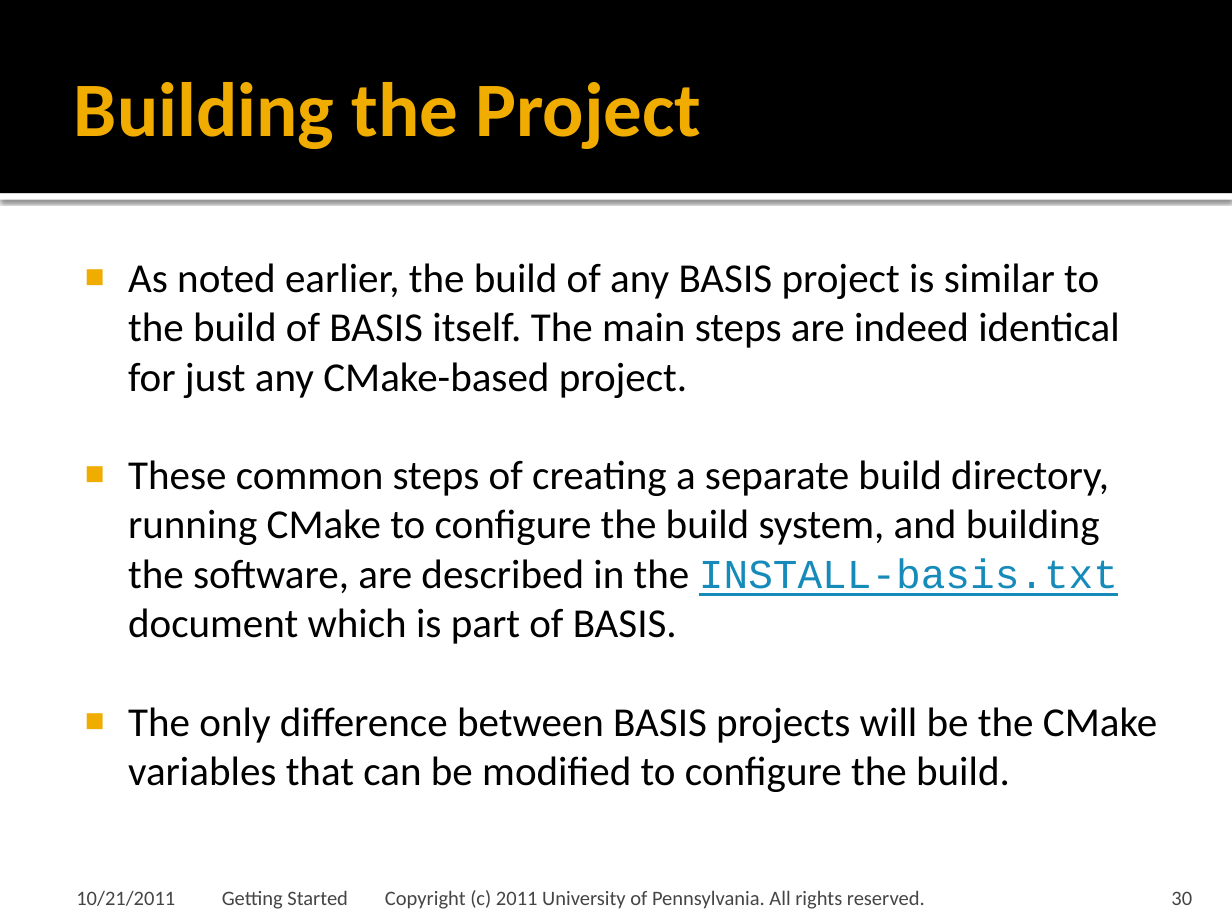
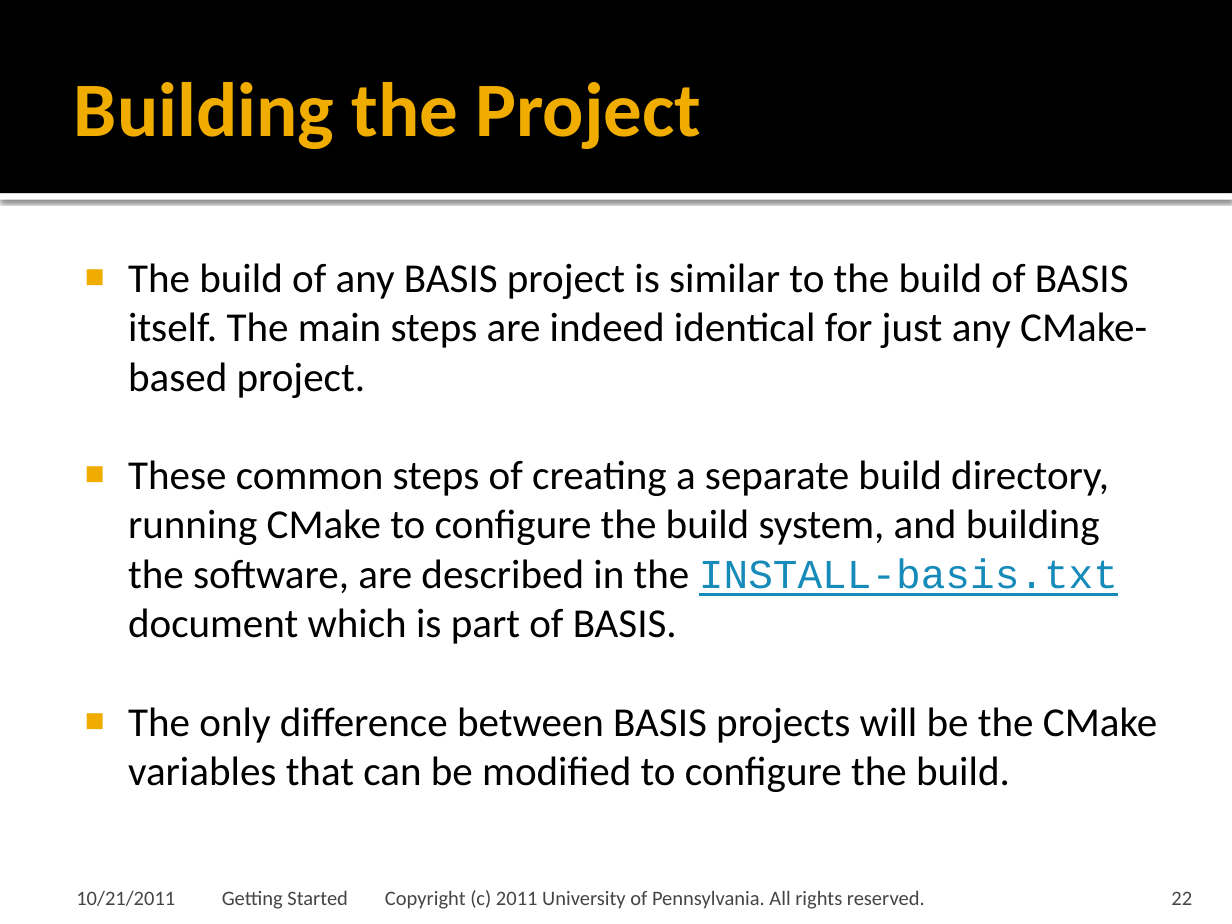
Before and after one commit to cmake-basis/legacy, a slide deck: slide 22 of doc/tutorials/02 Getting Started.pptx (slide 30 before the commit). Drawn at 1232x924 pixels with LibreOffice and Linux fonts; fonts in the diff are those of the drawing; background and template pictures are left out. Boxes give left, top, right and bottom in pixels: in the first picture for what was removed or moved away, otherwise in the second. Text is boxed around its words. In the diff, an @@ line names an element or a change of style, - is before the commit and + after.

```diff
--- a/doc/tutorials/02 Getting Started.pptx
+++ b/doc/tutorials/02 Getting Started.pptx
@@ text at <box>128,263,1147,398</box>: text changed @@
-■ As noted earlier, the build of any BASIS project is similar to the build of BASIS itself. The main steps are indeed identical for just any CMake-based project.
+■ The build of any BASIS project is similar to the build of BASIS itself. The main steps are indeed identical for just any CMake-based project.
@@ page number at <box>1171,891,1192,905</box>: text changed @@
-30
+22
```
Also in this commit, not shown: 15 other slides changed, 7 slides added.
